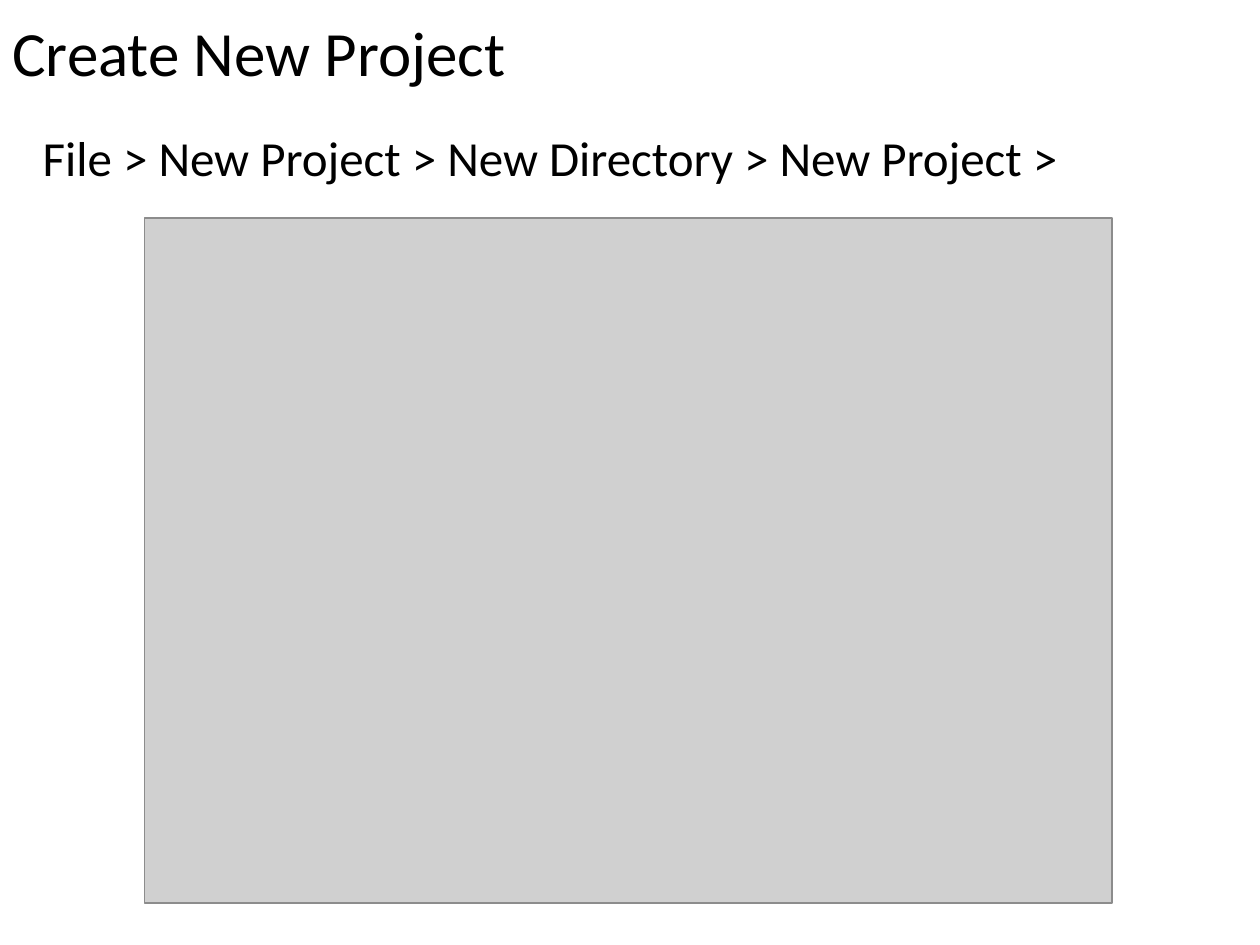
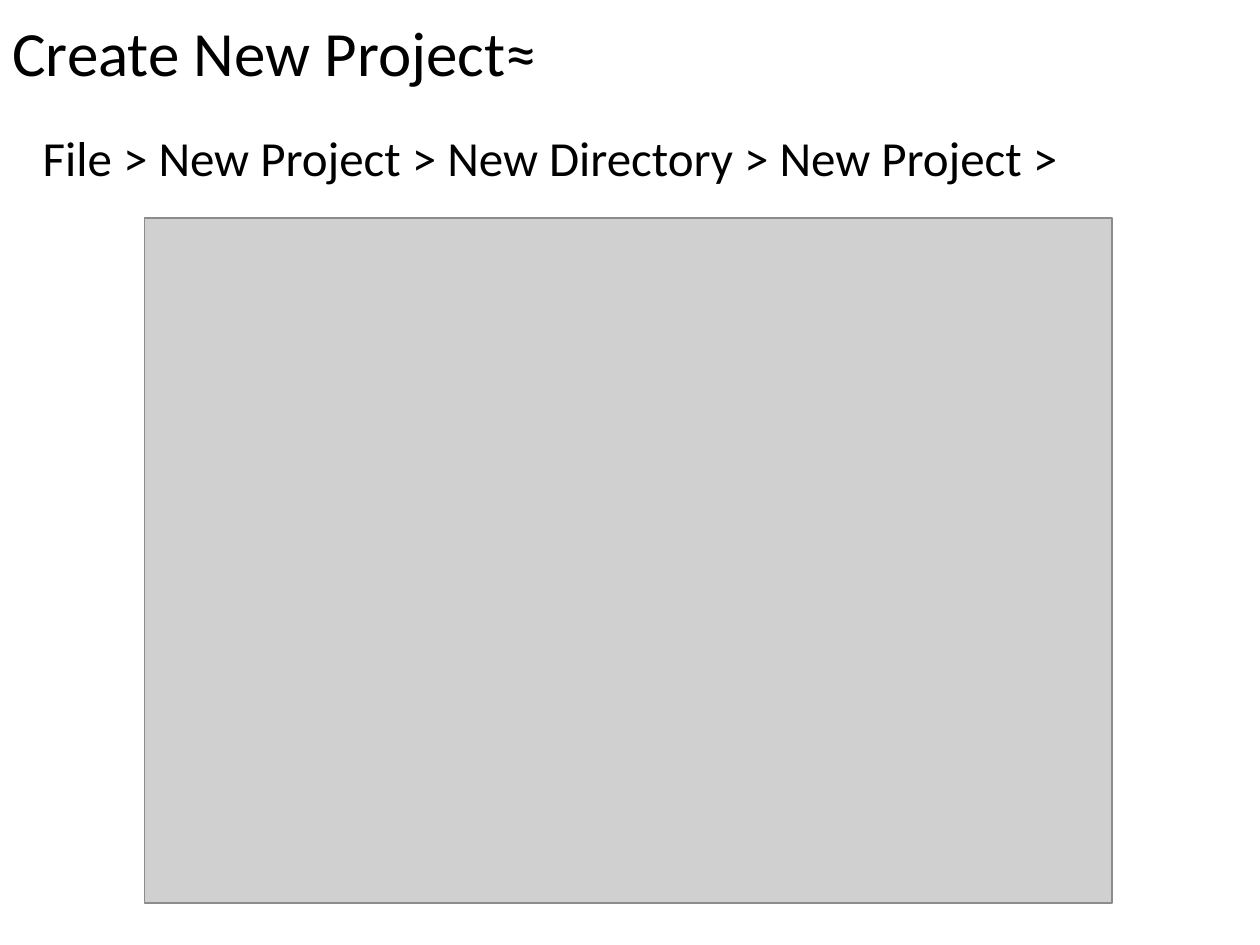
Before and after one commit to Kilometer0101/TokyoR86, a slide deck: slide 5 of プレゼンテーション1.pptx (slide 1 before the commit). Drawn at 1260x945 pixels with LibreOffice and Linux fonts; fonts in the diff are those of the drawing; grey boxes stand for pictures. Boxes give left, top, right and bottom in pixels: in the first picture for what was removed or moved away, otherwise in the second. Text is boxed around its words. In the diff, an @@ line names an element or a change of style, - is before the commit and + after.

```diff
--- a/プレゼンテーション1.pptx
+++ b/プレゼンテーション1.pptx
@@ text at (x1=12, y1=32, x2=537, y2=87): text changed @@
-Create New Project
+Create New Project≈
```
Also in this commit, not shown: 7 slides added, 1 slide removed, 5 other files.
